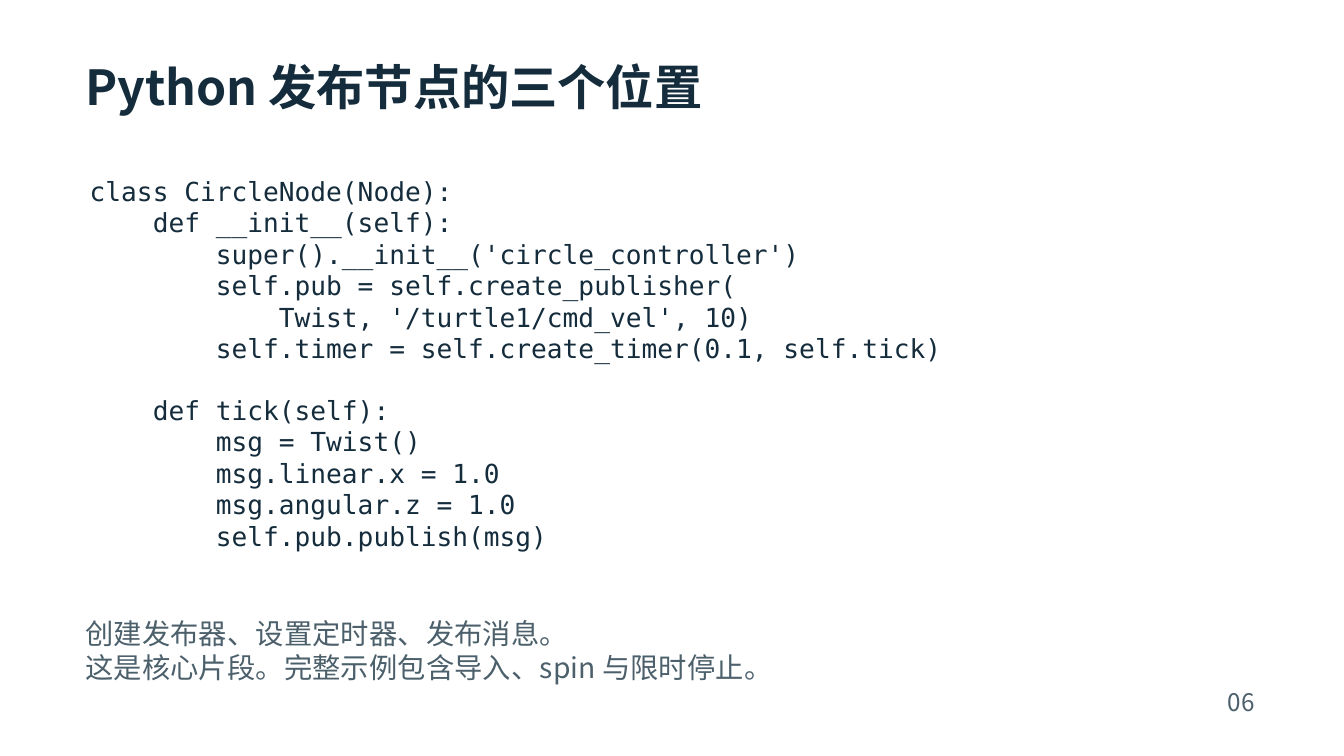
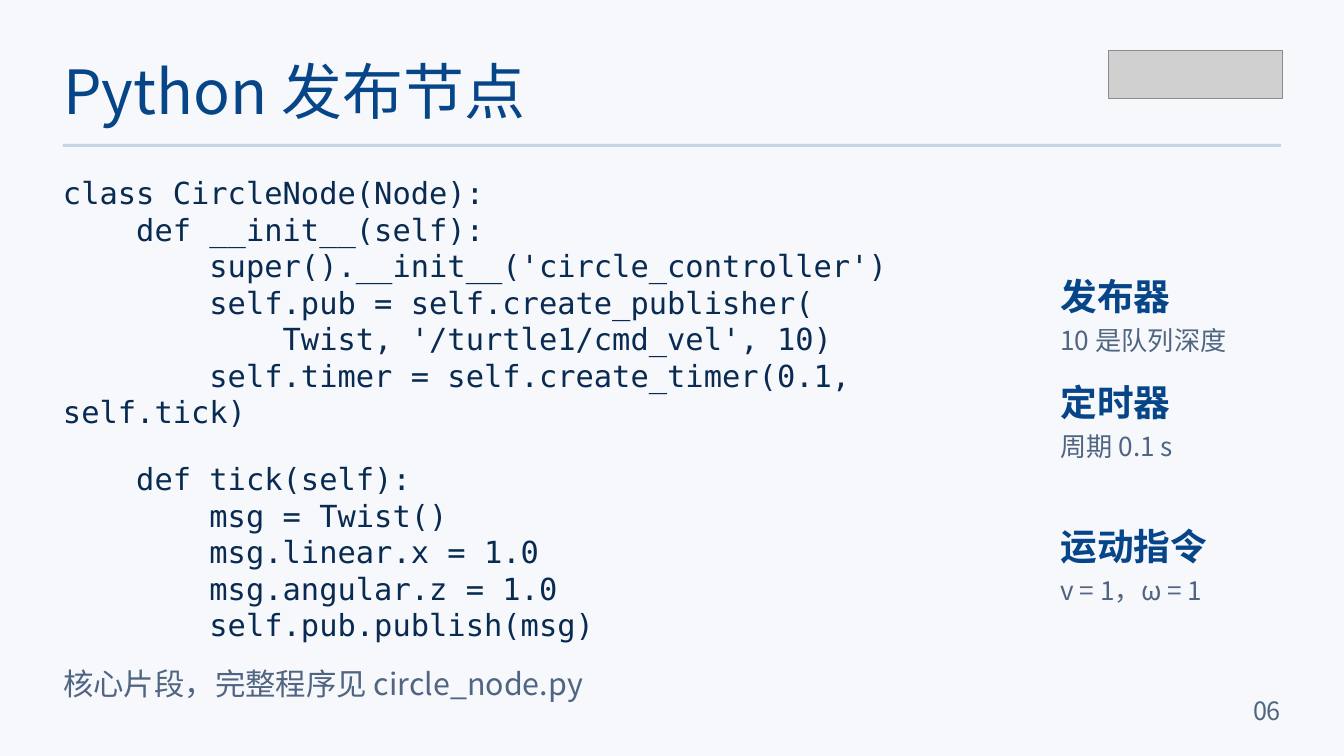
Before and after one commit to lingyunzhi328/Robo-Education-Recruitment-2026, a slide deck: slide 6 of slides/ROS2小海龟控制.pptx. Drawn at 1344x756 pixels with LibreOffice and Linux fonts; fonts in the diff are those of the drawing; grey boxes stand for pictures. Boxes give left, top, right and bottom in pixels: in the first picture for what was removed or moved away, otherwise in the second. Text is boxed around its words. In the diff, an @@ line names an element or a change of style, - is before the commit and + after.

```diff
--- a/slides/ROS2小海龟控制.pptx
+++ b/slides/ROS2小海龟控制.pptx
@@ background #FFFFFF to #F6F8FC @@
@@ picture added at [1109,50,1284,99] @@
@@ text at [63,62,525,129]: text changed; size 34.5 to 43.5 pt; text colour #142C3C to #064587; bold off @@
-Python 发布节点的三个位置
+Python 发布节点
@@ rectangle added at [63,144,1280,147], fill #C5D6EA @@
@@ text "class CircleNode(Node):": place and size @@
-text "class CircleNode(Node):" at [90,181,941,551]
+text "class CircleNode(Node):" at [63,180,886,642]
@@ text "class CircleNode(Node):" at [63,180,886,642]: size 18.8 to 21.8 pt, text colour #142C3C to #092B52 @@
@@ text added at [1060,278,1170,314], 26.2 pt, text #064587, bold @@
+发布器
@@ text added at [1060,328,1226,352], 18.8 pt, text #506581 @@
+10 是队列深度
@@ text added at [1060,384,1170,420], 26.2 pt, text #064587, bold @@
+定时器
@@ text added at [1060,434,1173,458], 18.8 pt, text #506581 @@
+周期 0.1 s
@@ text added at [1060,528,1207,564], 26.2 pt, text #064587, bold @@
+运动指令
@@ text added at [1060,581,1203,603], 18.8 pt, text #506581 @@
+v = 1，ω = 1
@@ text removed at [86,620,772,685] @@
-创建发布器、设置定时器、发布消息。
-这是核心片段。完整示例包含导入、spin 与限时停止。
@@ text added at [63,669,583,702], 21.8 pt, text #506581 @@
+核心片段，完整程序见 circle_node.py
@@ text "06": place and size @@
-text "06" at [1228,693,1255,712]
+text "06" at [1253,701,1281,721]
@@ text "06" at [1253,701,1281,721]: size 17.2 to 18 pt, text colour #4C606C to #506581; alignment left to right @@
```
Also in this commit, not shown: 7 other slides changed, 2 slides added, 2 slides removed, 12 other files.
